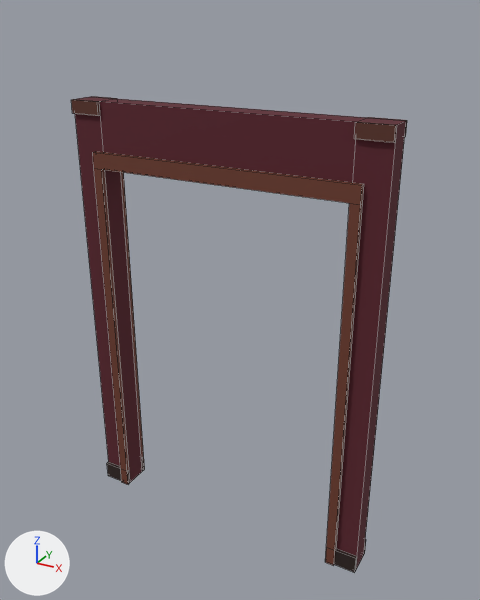
A saved change to the Blender file Art/Source/Environment/ParedePortaDupla/SM_ENV_ParedePortaDupla_Blockout.blend.
One viewpoint serves both versions: a camera (50 mm lens) standing at (1.9, -3.26, 3.31) and looking at (0.07, 0.06, 1.65). The axes (+X, +Y, +Z) are drawn at lower left. The lights are the same throughout. The picture after the commit comes second. Mesh edges are drawn as thin lines.

The first picture shows 'SM_ENV_ParedePortaDupla'.
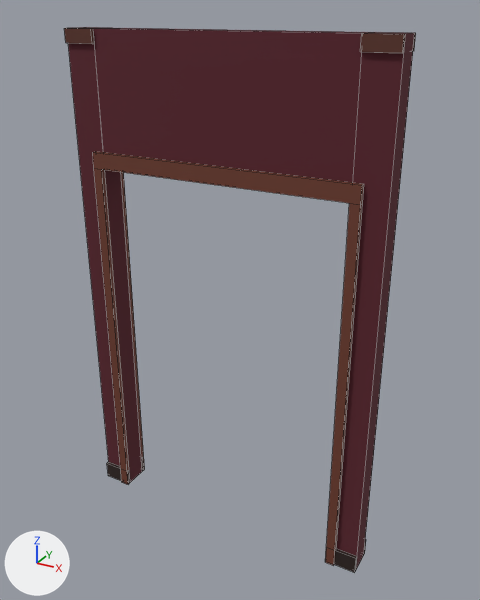
The edits, one by one:
me_sm_env_paredeportadupla is used by ob_sm_env_paredeportadupla; location (0.0, 0.0, 0.0).
Before the commit, vertices of me_sm_env_paredeportadupla: 1 (-1.0, -0.08, 2.8) at pixel (73, 99), 3 (-1.0, 0.08, 2.8) at pixel (89, 96), 5 (-0.8, -0.08, 2.8) at pixel (99, 101), 7 (-0.8, 0.08, 2.8) at pixel (115, 98), 9 (0.8, -0.08, 2.8) at pixel (356, 121).
Before the commit, vertices of me_sm_env_paredeportadupla: 11 (0.8, 0.08, 2.8) at pixel (367, 117), 13 (1.0, -0.08, 2.8) at pixel (397, 124), 15 (1.0, 0.08, 2.8) at pixel (406, 120), 17 (-0.8, -0.08, 2.8) at pixel (99, 101), 19 (-0.8, 0.08, 2.8) at pixel (115, 98).
Before the commit, vertices of me_sm_env_paredeportadupla: 21 (0.8, -0.08, 2.8) at pixel (356, 121), 23 (0.8, 0.08, 2.8) at pixel (367, 117).
me_sm_env_paredeportadupla had 136 vertices, 102 faces and spanned x -1.0..1.0, y -0.11..0.11, z 0.0..2.8.
me_sm_env_paredeportadupla now has 136 vertices, 102 faces and spans x -1.0..1.0, y -0.11..0.11, z 0.0..3.2.
me_sm_env_paredeportadupla part 1: the loose piece of 8 vertices spanning x -1.0..-0.8, y -0.09..-0.08, z 2.72..2.8 is moved by (0.0, 0.0, 0.4).
me_sm_env_paredeportadupla part 2: the loose piece of 8 vertices spanning x 0.8..1.0, y -0.09..-0.08, z 2.72..2.8 is moved by (0.0, 0.0, 0.4).
me_sm_env_paredeportadupla part 3: the loose piece of 8 vertices spanning x 0.8..1.0, y 0.08..0.09, z 2.72..2.8 is moved by (0.0, 0.0, 0.4).
Part 4, on me_sm_env_paredeportadupla:
Vertices 1, 3, 5, 7, 9, 11, 13, 15, 17, 19, 21, 23 of me_sm_env_paredeportadupla move by (0.0, 0.0, 0.4).
Other edits to the shape of me_sm_env_paredeportadupla do not show in these pictures.

Location of each change, [x1, y1, x2, y2] in pixels of the pictures (480 x 600 px; the box of a moved part takes in the faces that stretch with it):
'SM_ENV_ParedePortaDupla', reshaped (14% taller): before [71, 96, 407, 573]; after [64, 27, 416, 573]
part 1 of me_sm_env_paredeportadupla, moved or reshaped: before [71, 99, 100, 116]; after [64, 28, 95, 44]
part 2 of me_sm_env_paredeportadupla, moved or reshaped: before [354, 122, 397, 143]; after [360, 33, 406, 53]
part 3 of me_sm_env_paredeportadupla, moved or reshaped: before [367, 117, 407, 137]; after [392, 32, 416, 51]
part 4 of me_sm_env_paredeportadupla, moved or reshaped: before [75, 97, 406, 151]; after [68, 27, 415, 151]
